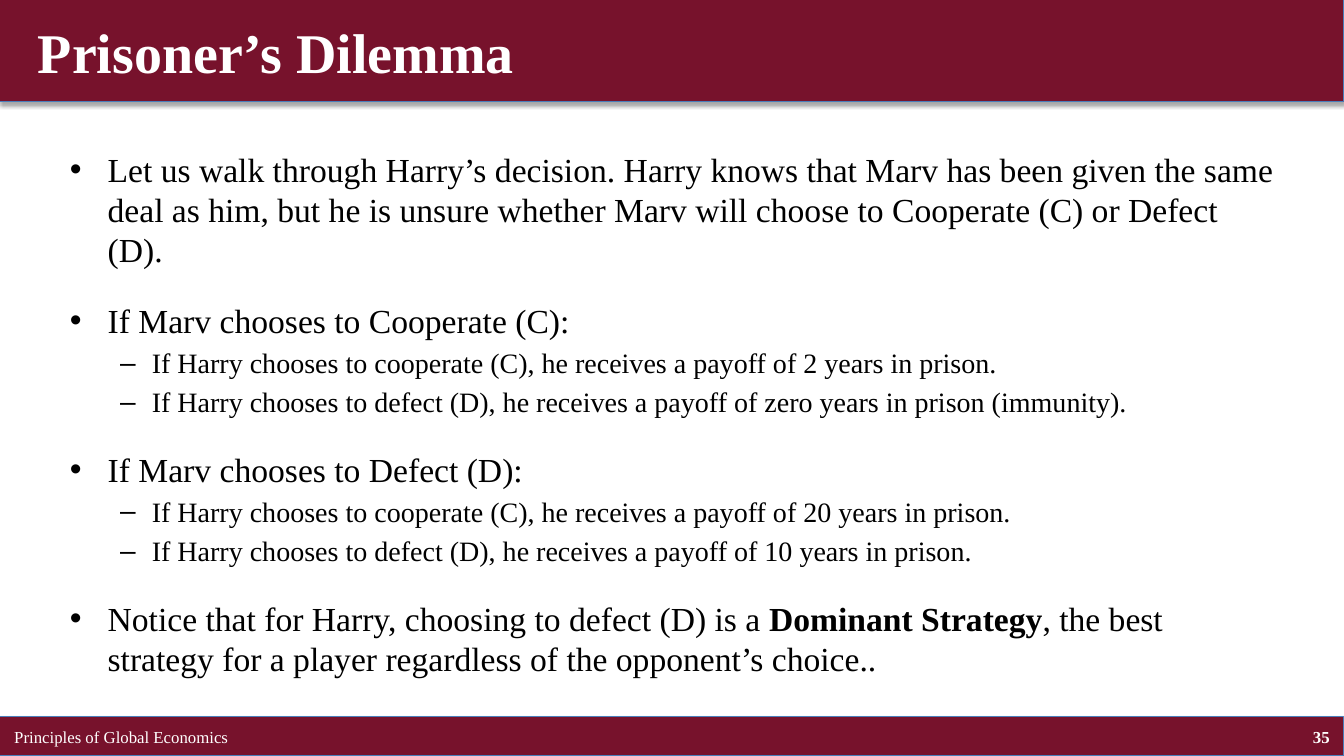
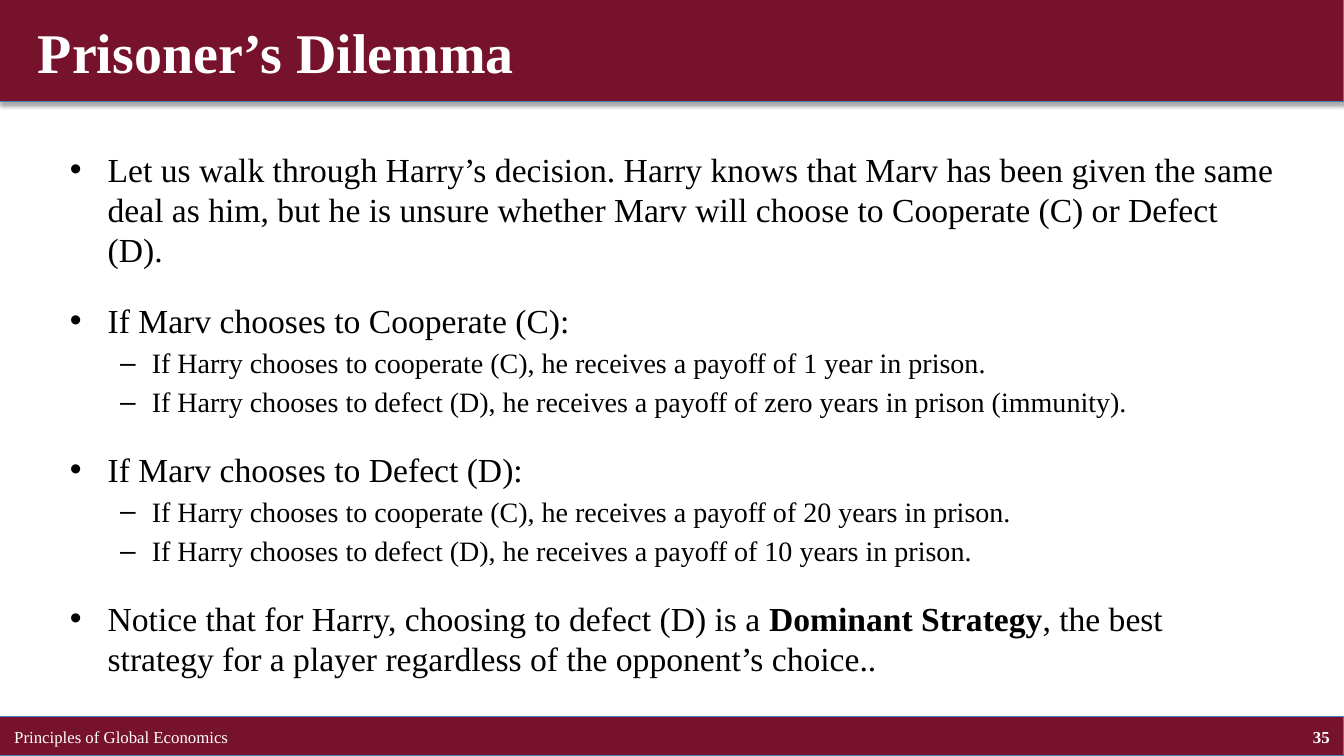
Before and after one commit to brianhwpark/brianhwpark.github.io, a slide deck: slide 35 of files/teaching-resources/concordiacollege-bus-201/bus-201-lecture-note/bus201-ch17-18.pptx. Drawn at 1344x756 pixels with LibreOffice and Linux fonts; fonts in the diff are those of the drawing. Boxes give left, top, right and bottom in pixels: in the first picture for what was removed or moved away, otherwise in the second. Text is boxed around its words. In the diff, an @@ line names an element or a change of style, - is before the commit and + after.

```diff
--- a/files/teaching-resources/concordiacollege-bus-201/bus-201-lecture-note/bus201-ch17-18.pptx
+++ b/files/teaching-resources/concordiacollege-bus-201/bus-201-lecture-note/bus201-ch17-18.pptx
@@ text at (x1=152, y1=353, x2=985, y2=379): text changed @@
-  – If Harry chooses to cooperate (C), he receives a payoff of 2 years in prison.
+  – If Harry chooses to cooperate (C), he receives a payoff of 1 year in prison.
```
Also in this commit, not shown: 5 other slides changed, 9 other files.
